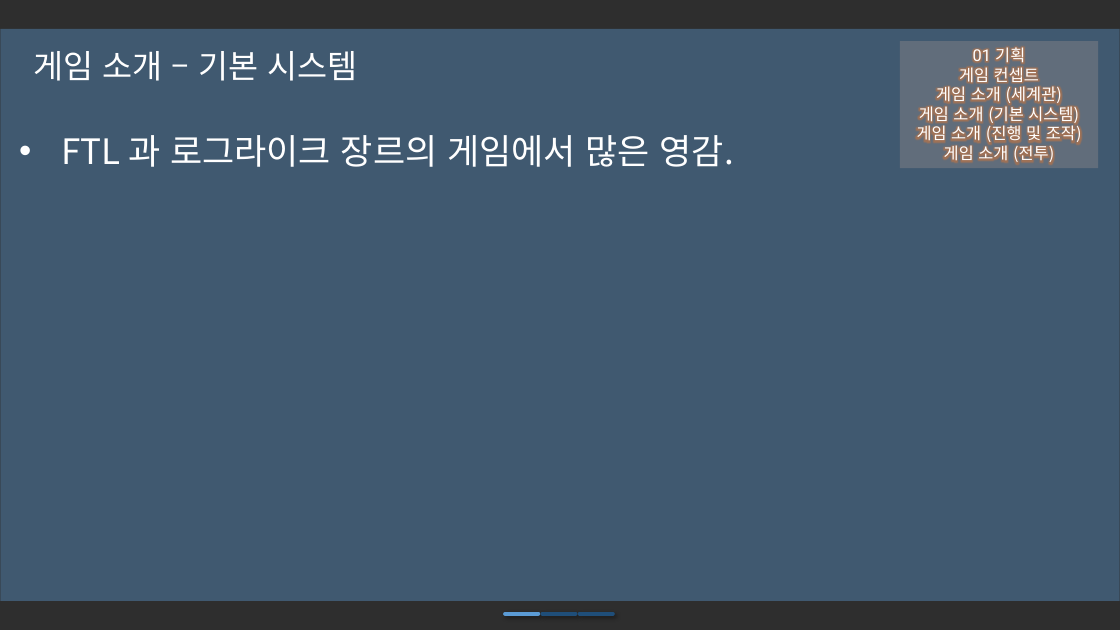
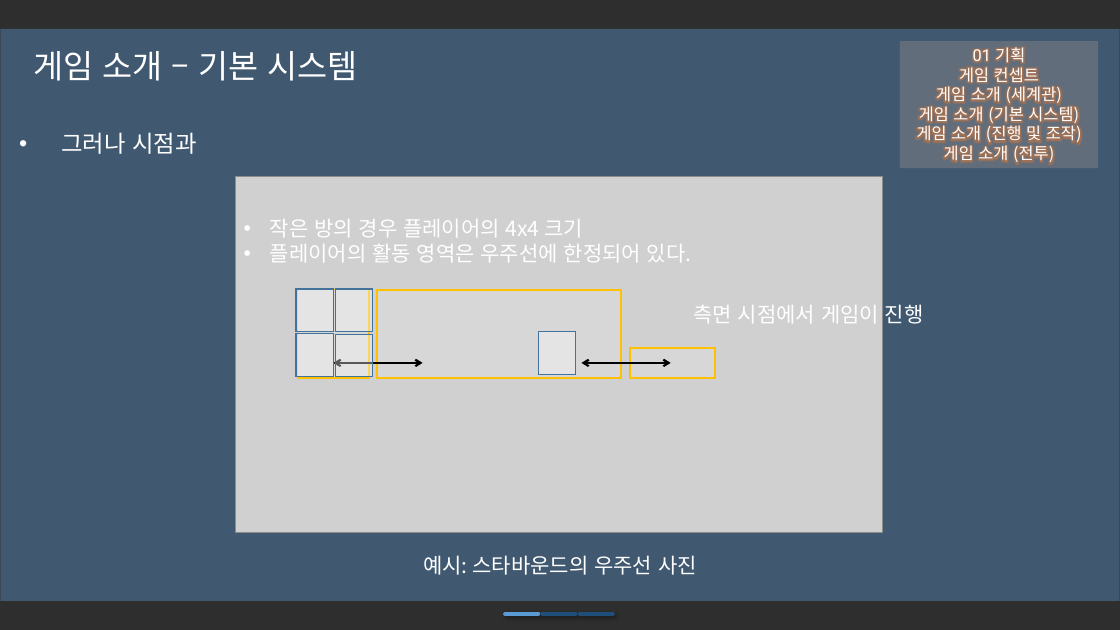
Before and after one commit to iconstudio/2017-Platformer, a slide deck: slide 9 of slides/Cosmos_20171105.pptx (slide 8 before the commit). Drawn at 1120x630 pixels with LibreOffice and Linux fonts; fonts in the diff are those of the drawing; grey boxes stand for pictures; background and template pictures are left out; a plain dark background stands for a picture behind light text. Boxes give left, top, right and bottom in pixels: in the first picture for what was removed or moved away, otherwise in the second. Text is boxed around its words. In the diff, an @@ line names an element or a change of style, - is before the commit and + after.

```diff
--- a/slides/Cosmos_20171105.pptx
+++ b/slides/Cosmos_20171105.pptx
@@ text at <box>61,132,196,154</box>: text changed; size 30 to 20 pt @@
-• FTL 과 로그라이크 장르의 게임에서 많은 영감.
+• 그러나 시점과
@@ text added at <box>270,219,691,262</box>, 18 pt, text #FFFFFF @@
+• 작은 방의 경우 플레이어의 4x4 크기
+• 플레이어의 활동 영역은 우주선에 한정되어 있다.
@@ group added at <box>235,176,924,575</box>: 8 rectangles, 2 texts, 2 double arrows, 1 picture @@
+예시: 스타바운드의 우주선 사진
+측면 시점에서 게임이 진행
```
Also in this commit, not shown: 4 other slides changed, 1 slide added, 1 other file.
